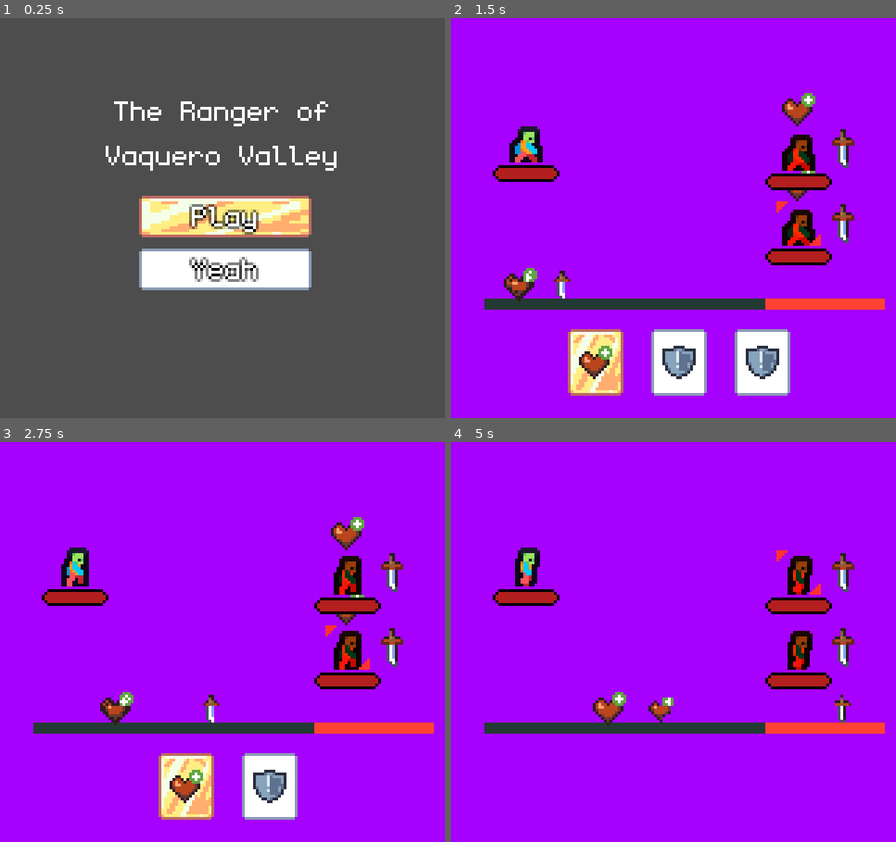
Above: before the commit, frames 1-4 (two rows, left to right).
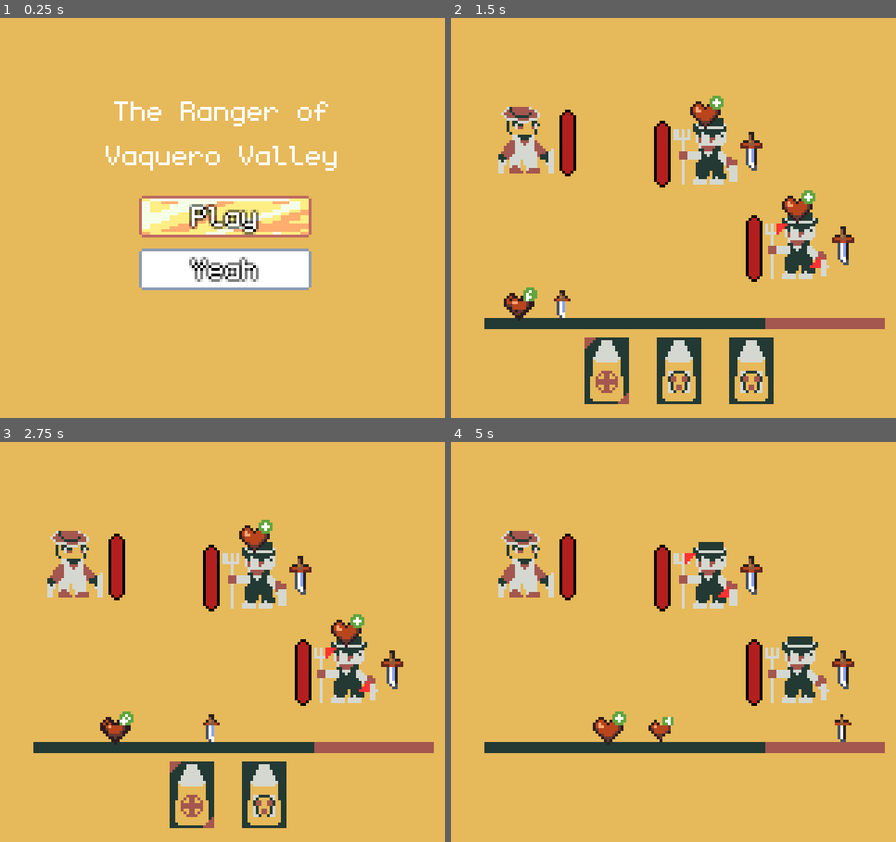
Above: after the commit, the same moments.

Repository: JohnathanRH/GBJAM
Game: Godot game, scene res://screens/main_menu/main_menu.tscn
Same seed, same stepped clock (60 frames per second), same inputs: the game is played once before the commit and once after it.
Inputs:
- Up to frame 1 (0.25 s): no input
- Up to frame 2 (1.5 s): tap Enter (A) at 0.5 s; hold D (pad_right) 0.53-1.28 s; hold Enter (A) 0.53-1.28 s; tap ' (B) at 0.8, 1.35 s; hold S (pad_down) from 1.28 s (still down)
- Up to frame 3 (2.75 s): tap \ (start) at 1.55 s; release S (pad_down) at 2.03 s; hold D (pad_right) from 2.03 s (still down); hold \ (start) from 2.03 s (still down); tap Enter (A) at 2.3 s
- Up to frame 4 (5 s): release D (pad_right) at 2.78 s; release \ (start) at 2.78 s; hold W (pad_up) 2.78-3.53 s; tap Enter (A) at 2.85, 4.55 s; tap ' (B) at 3.05 s; hold ' (B) 3.53-4.28 s; hold A (pad_left) from 3.53 s (still down); tap \ (start) at 3.8, 4.35 s

The runs differ from the first frame. In frame 1, 91% of the frame differs, in the area x 0-100%, y 0-100%; in frame 2, 100%; in frame 3, 100%; in frame 4, 100%.

Commit message:
sprites

Diff:
--- a/wild-west/common/autoloads/global_audio.gd
+++ b/wild-west/common/autoloads/global_audio.gd
@@ -5,4 +5,4 @@
 func _ready() -> void:
 	var bgm = battle_bgm.instantiate() as AudioStreamPlayer
 	add_child(bgm)
-	#bgm.play()
+	bgm.play()
--- a/wild-west/common/classes/bullet.gd
+++ b/wild-west/common/classes/bullet.gd
@@ -1,10 +1,13 @@
 extends Node
 class_name Bullet
 
+@export var bullet_name: String
 @export var icon: CompressedTexture2D
-#@export var potency: Variant
 @export var target_amount: int = 1
 @export var manual_target_self: bool = false
+
+@export_multiline var auto_description: String
+@export_multiline var manual_description: String
 
 @onready var player: Player = get_tree().get_first_node_in_group("player")
 
--- a/wild-west/common/gauge_bar/gauge_bar.tscn
+++ b/wild-west/common/gauge_bar/gauge_bar.tscn
@@ -7,7 +7,7 @@
 [sub_resource type="ShaderMaterial" id="ShaderMaterial_s1fef"]
 shader = ExtResource("2_1qbl0")
 shader_parameter/threshold = 0.7
-shader_parameter/tint_color = Color(1, 0.26000598, 0.2008352, 1)
+shader_parameter/tint_color = Color(0.6392157, 0.34117648, 0.30588236, 1)
 
 [node name="GaugeBar" type="Node2D" unique_id=1877537307]
 script = ExtResource("1_1tfom")
--- a/wild-west/common/selectable_ui/selectables_container.gd
+++ b/wild-west/common/selectable_ui/selectables_container.gd
@@ -8,7 +8,7 @@
 	set = set_h_pointer
 
 var selected_ui: Control
-signal ui_selected(selectable: SelectableButton)
+signal ui_selected(selectable: Control)
 
 
 func _ready() -> void:
--- a/wild-west/entities/enemy/enemy.tscn
+++ b/wild-west/entities/enemy/enemy.tscn
@@ -1,70 +1,17 @@
 [gd_scene format=3 uid="uid://dnmrl758eac4u"]
 
-[ext_resource type="Texture2D" uid="uid://gm4ycwjyvw54" path="res://assets/TESTONLY/2DPCT_Walk.png" id="1_3fvr7"]
+[ext_resource type="Texture2D" uid="uid://b718615av6yoh" path="res://assets/TESTONLY/enemy.png" id="1_d50e0"]
 [ext_resource type="Script" uid="uid://cnocosws4bha4" path="res://entities/enemy/enemy.gd" id="1_ksmh7"]
 [ext_resource type="Texture2D" uid="uid://c4nquys7l0ukl" path="res://assets/TESTONLY/symbol_slash.png" id="3_3fvr7"]
 [ext_resource type="Texture2D" uid="uid://cr2rc2hh7wbxf" path="res://entities/enemy/targeted.png" id="3_4wwj3"]
 [ext_resource type="Script" uid="uid://barqiyliqhwqb" path="res://common/behaviours/behaviour_man.gd" id="4_dt443"]
 [ext_resource type="PackedScene" uid="uid://c5bfilgtrdasr" path="res://common/hp_bar/hp_bar.tscn" id="6_d50e0"]
 
-[sub_resource type="AtlasTexture" id="AtlasTexture_4wwj3"]
-atlas = ExtResource("1_3fvr7")
-region = Rect2(0, 0, 16, 16)
-
-[sub_resource type="AtlasTexture" id="AtlasTexture_d50e0"]
-atlas = ExtResource("1_3fvr7")
-region = Rect2(16, 0, 16, 16)
-
-[sub_resource type="AtlasTexture" id="AtlasTexture_61ikd"]
-atlas = ExtResource("1_3fvr7")
-region = Rect2(32, 0, 16, 16)
-
-[sub_resource type="AtlasTexture" id="AtlasTexture_721x4"]
-atlas = ExtResource("1_3fvr7")
-region = Rect2(48, 0, 16, 16)
-
-[sub_resource type="AtlasTexture" id="AtlasTexture_eaj7m"]
-atlas = ExtResource("1_3fvr7")
-region = Rect2(64, 0, 16, 16)
-
-[sub_resource type="AtlasTexture" id="AtlasTexture_a8fs5"]
-atlas = ExtResource("1_3fvr7")
-region = Rect2(80, 0, 16, 16)
-
-[sub_resource type="AtlasTexture" id="AtlasTexture_7vrfk"]
-atlas = ExtResource("1_3fvr7")
-region = Rect2(96, 0, 16, 16)
-
-[sub_resource type="AtlasTexture" id="AtlasTexture_4ohlc"]
-atlas = ExtResource("1_3fvr7")
-region = Rect2(112, 0, 16, 16)
-
 [sub_resource type="SpriteFrames" id="SpriteFrames_3fvr7"]
 animations = [{
 "frames": [{
 "duration": 1.0,
-"texture": SubResource("AtlasTexture_4wwj3")
-}, {
-"duration": 1.0,
-"texture": SubResource("AtlasTexture_d50e0")
-}, {
-"duration": 1.0,
-"texture": SubResource("AtlasTexture_61ikd")
-}, {
-"duration": 1.0,
-"texture": SubResource("AtlasTexture_721x4")
-}, {
-"duration": 1.0,
-"texture": SubResource("AtlasTexture_eaj7m")
-}, {
-"duration": 1.0,
-"texture": SubResource("AtlasTexture_a8fs5")
-}, {
-"duration": 1.0,
-"texture": SubResource("AtlasTexture_7vrfk")
-}, {
-"duration": 1.0,
-"texture": SubResource("AtlasTexture_4ohlc")
+"texture": ExtResource("1_d50e0")
 }],
 "loop": 1,
 "name": &"default",
@@ -72,7 +19,6 @@
 }]
 
 [node name="Enemy" type="AnimatedSprite2D" unique_id=465984190 groups=["enemies", "entities"]]
-self_modulate = Color(1, 0.2627451, 0.08627451, 1)
 position = Vector2(0, 3)
 sprite_frames = SubResource("SpriteFrames_3fvr7")
 script = ExtResource("1_ksmh7")
@@ -90,7 +36,8 @@
 metadata/_custom_type_script = "uid://barqiyliqhwqb"
 
 [node name="HpBar" parent="." unique_id=1192804881 instance=ExtResource("6_d50e0")]
-offset_left = -12.0
-offset_top = 9.0
-offset_right = 12.0
-offset_bottom = 15.0
+offset_left = -19.0
+offset_top = 13.0
+offset_right = 5.0
+offset_bottom = 19.0
+rotation = -1.5707964
--- a/wild-west/entities/player/default(2).tres
+++ /dev/null
@@ -1,13 +0,0 @@
-[gd_resource type="Resource" script_class="PlayerResource" format=3 uid="uid://delecviby8xnk"]
-
-[ext_resource type="PackedScene" uid="uid://by6crvnnen0rj" path="res://props/bullets/short_fuse/short_fuse_regular.tscn" id="1_chqvm"]
-[ext_resource type="Texture2D" uid="uid://c4nquys7l0ukl" path="res://assets/TESTONLY/symbol_slash.png" id="7_enbxf"]
-[ext_resource type="Script" uid="uid://ccpfjmgwt8haq" path="res://common/resources/player_resource.gd" id="8_11o47"]
-
-[resource]
-script = ExtResource("8_11o47")
-bullets = Array[PackedScene]([ExtResource("1_chqvm")])
-gauge_duration = 6.0
-safe_segment = 0.7
-gauge_icon = ExtResource("7_enbxf")
-metadata/_custom_type_script = "uid://dwfgbovhpre8f"
--- a/wild-west/entities/player/player.tscn
+++ b/wild-west/entities/player/player.tscn
@@ -1,70 +1,17 @@
 [gd_scene format=3 uid="uid://d38lxq2d0n56j"]
 
-[ext_resource type="Texture2D" uid="uid://gm4ycwjyvw54" path="res://assets/TESTONLY/2DPCT_Walk.png" id="1_abrql"]
+[ext_resource type="Texture2D" uid="uid://buvqgcwy7yr6u" path="res://assets/TESTONLY/player.png" id="1_8fjmc"]
 [ext_resource type="Script" uid="uid://bd86081xkxcfn" path="res://entities/player/player.gd" id="2_abrql"]
 [ext_resource type="Resource" uid="uid://bp4b74uqyp4qa" path="res://entities/player/default.tres" id="3_sglur"]
 [ext_resource type="PackedScene" uid="uid://dltujqffb3gm4" path="res://entities/player/enemy_pick_control.tscn" id="4_bls4j"]
 [ext_resource type="PackedScene" uid="uid://bxxpunf4e5xt5" path="res://entities/player/bullet_pick_control.tscn" id="5_fkugw"]
 [ext_resource type="PackedScene" uid="uid://c5bfilgtrdasr" path="res://common/hp_bar/hp_bar.tscn" id="6_8fjmc"]
 
-[sub_resource type="AtlasTexture" id="AtlasTexture_sglur"]
-atlas = ExtResource("1_abrql")
-region = Rect2(0, 0, 16, 16)
-
-[sub_resource type="AtlasTexture" id="AtlasTexture_bls4j"]
-atlas = ExtResource("1_abrql")
-region = Rect2(16, 0, 16, 16)
-
-[sub_resource type="AtlasTexture" id="AtlasTexture_fkugw"]
-atlas = ExtResource("1_abrql")
-region = Rect2(32, 0, 16, 16)
-
-[sub_resource type="AtlasTexture" id="AtlasTexture_8fjmc"]
-atlas = ExtResource("1_abrql")
-region = Rect2(48, 0, 16, 16)
-
-[sub_resource type="AtlasTexture" id="AtlasTexture_qiwj3"]
-atlas = ExtResource("1_abrql")
-region = Rect2(64, 0, 16, 16)
-
-[sub_resource type="AtlasTexture" id="AtlasTexture_26q78"]
-atlas = ExtResource("1_abrql")
-region = Rect2(80, 0, 16, 16)
-
-[sub_resource type="AtlasTexture" id="AtlasTexture_bectd"]
-atlas = ExtResource("1_abrql")
-region = Rect2(96, 0, 16, 16)
-
-[sub_resource type="AtlasTexture" id="AtlasTexture_wvtmh"]
-atlas = ExtResource("1_abrql")
-region = Rect2(112, 0, 16, 16)
-
 [sub_resource type="SpriteFrames" id="SpriteFrames_s1fef"]
 animations = [{
 "frames": [{
 "duration": 1.0,
-"texture": SubResource("AtlasTexture_sglur")
-}, {
-"duration": 1.0,
-"texture": SubResource("AtlasTexture_bls4j")
-}, {
-"duration": 1.0,
-"texture": SubResource("AtlasTexture_fkugw")
-}, {
-"duration": 1.0,
-"texture": SubResource("AtlasTexture_8fjmc")
-}, {
-"duration": 1.0,
-"texture": SubResource("AtlasTexture_qiwj3")
-}, {
-"duration": 1.0,
-"texture": SubResource("AtlasTexture_26q78")
-}, {
-"duration": 1.0,
-"texture": SubResource("AtlasTexture_bectd")
-}, {
-"duration": 1.0,
-"texture": SubResource("AtlasTexture_wvtmh")
+"texture": ExtResource("1_8fjmc")
 }],
 "loop": 1,
 "name": &"default",
@@ -84,7 +31,8 @@
 [node name="Bullets" type="Node" parent="." unique_id=58880926]
 
 [node name="HpBar" parent="." unique_id=1192804881 instance=ExtResource("6_8fjmc")]
-offset_left = -12.0
-offset_top = 9.0
-offset_right = 12.0
-offset_bottom = 15.0
+offset_left = 12.0
+offset_top = 13.0
+offset_right = 36.0
+offset_bottom = 19.0
+rotation = -1.5707964
--- a/wild-west/props/bullet_button/bullet_button.tscn
+++ b/wild-west/props/bullet_button/bullet_button.tscn
@@ -1,18 +1,23 @@
 [gd_scene format=3 uid="uid://b3jlfwb1oib8"]
 
-[ext_resource type="Texture2D" uid="uid://dm6lh7awl1287" path="res://assets/TESTONLY/CardFront.png" id="1_2mhw3"]
-[ext_resource type="Texture2D" uid="uid://bd1vs87lppvxo" path="res://assets/TESTONLY/CardFrontSpecial.png" id="2_p3iig"]
-[ext_resource type="Texture2D" uid="uid://c4nquys7l0ukl" path="res://assets/TESTONLY/symbol_slash.png" id="3_0mqbl"]
+[ext_resource type="Texture2D" uid="uid://bjttsh7flk8rq" path="res://assets/TESTONLY/bullet_bg.png" id="1_0mqbl"]
+[ext_resource type="Texture2D" uid="uid://qxsfsyab5iga" path="res://assets/TESTONLY/bullet_selected_bg.png" id="3_a48bq"]
 [ext_resource type="Script" uid="uid://d1ch8eyqm7m45" path="res://props/bullet_button/bullet_button.gd" id="3_p3iig"]
+[ext_resource type="Texture2D" uid="uid://2c517lcefkcp" path="res://assets/TESTONLY/bullet.png" id="4_6fgo7"]
+[ext_resource type="Texture2D" uid="uid://c4i7wkdevburc" path="res://assets/TESTONLY/steady_aim.png" id="5_0mqbl"]
 
 [node name="BulletButton" type="TextureRect" unique_id=455959849]
-offset_right = 20.0
+offset_right = 16.0
 offset_bottom = 24.0
-texture = ExtResource("1_2mhw3")
+texture = ExtResource("1_0mqbl")
 script = ExtResource("3_p3iig")
-normal_texture = ExtResource("1_2mhw3")
-selected_texture = ExtResource("2_p3iig")
+normal_texture = ExtResource("1_0mqbl")
+selected_texture = ExtResource("3_a48bq")
+
+[node name="Bullet" type="Sprite2D" parent="." unique_id=1440256577]
+position = Vector2(8, 12)
+texture = ExtResource("4_6fgo7")
 
 [node name="Icon" type="Sprite2D" parent="." unique_id=78766978]
-position = Vector2(10, 12)
-texture = ExtResource("3_0mqbl")
+position = Vector2(8, 16)
+texture = ExtResource("5_0mqbl")
--- a/wild-west/props/bullets/buckshot/buckshot_regular.tscn
+++ b/wild-west/props/bullets/buckshot/buckshot_regular.tscn
@@ -1,10 +1,13 @@
 [gd_scene format=3 uid="uid://86qyn4h1rpk5"]
 
 [ext_resource type="Script" uid="uid://dbla2oo70yh8b" path="res://props/bullets/buckshot/buckshot_bullet.gd" id="1_atbcd"]
-[ext_resource type="Texture2D" uid="uid://ddn28wfqkanms" path="res://assets/TESTONLY/symbol_shield.png" id="2_dy1ey"]
+[ext_resource type="Texture2D" uid="uid://dwcos6b5jwjs8" path="res://assets/TESTONLY/buckshot.png" id="2_dy1ey"]
 
 [node name="BuckshotRegular" type="Node" unique_id=986703346]
 script = ExtResource("1_atbcd")
+bullet_name = "Buckshot"
 icon = ExtResource("2_dy1ey")
 target_amount = 3
+auto_description = "Deal 1 damage to three enemies regardless of whether or not they're vulnerable"
+manual_description = "Slow three enemies gauge by 60% for four second"
 metadata/_custom_type_script = "uid://dbla2oo70yh8b"
--- a/wild-west/props/bullets/desperado/desperado_regular.tscn
+++ b/wild-west/props/bullets/desperado/desperado_regular.tscn
@@ -1,11 +1,12 @@
 [gd_scene format=3 uid="uid://cuaul7vq5wh00"]
 
 [ext_resource type="Script" uid="uid://cy2vldw05p2ph" path="res://props/bullets/desperado/desperado_bullet.gd" id="1_2iebm"]
-[ext_resource type="Texture2D" uid="uid://ddn28wfqkanms" path="res://assets/TESTONLY/symbol_shield.png" id="2_xthro"]
+[ext_resource type="Texture2D" uid="uid://dmvtdpfoaa42h" path="res://assets/TESTONLY/desperado.png" id="2_xthro"]
 
 [node name="Regular" type="Node" unique_id=294648765]
 script = ExtResource("1_2iebm")
-damage = 2.0
 icon = ExtResource("2_xthro")
 manual_target_self = true
+auto_description = "Deal 2 damage. additional 1 damage if your health is below 50%"
+manual_description = "Recover 1 Health"
 metadata/_custom_type_script = "uid://cy2vldw05p2ph"
--- a/wild-west/props/bullets/piercing_round/piercing_regular.tscn
+++ b/wild-west/props/bullets/piercing_round/piercing_regular.tscn
@@ -1,7 +1,7 @@
 [gd_scene format=3 uid="uid://cvnt4mur5gvc2"]
 
 [ext_resource type="Script" uid="uid://dc2dg8ggy5ldq" path="res://props/bullets/piercing_round/piercing_bullet.gd" id="1_xcg40"]
-[ext_resource type="Texture2D" uid="uid://c4nquys7l0ukl" path="res://assets/TESTONLY/symbol_slash.png" id="2_d4do5"]
+[ext_resource type="Texture2D" uid="uid://cjsxbltjfqt2d" path="res://assets/TESTONLY/piercing.png" id="2_d4do5"]
 
 [node name="PiercingRegular" type="Node" unique_id=1139430393]
 script = ExtResource("1_xcg40")
--- a/wild-west/props/bullets/sawed_off/sawed_off_regular.tscn
+++ b/wild-west/props/bullets/sawed_off/sawed_off_regular.tscn
@@ -1,9 +1,11 @@
 [gd_scene format=3 uid="uid://c0id0ggnlo1jc"]
 
 [ext_resource type="Script" uid="uid://7vypunpn8rsw" path="res://props/bullets/sawed_off/sawed_off_bullet.gd" id="1_n4uis"]
+[ext_resource type="Texture2D" uid="uid://cjlciaiqkql7i" path="res://assets/TESTONLY/sawed_off.png" id="2_mldli"]
 
 [node name="SawedOffRegular" type="Node" unique_id=860092336]
 script = ExtResource("1_n4uis")
 damage = 1.0
+icon = ExtResource("2_mldli")
 target_amount = 3
 metadata/_custom_type_script = "uid://7vypunpn8rsw"
--- a/wild-west/props/bullets/short_fuse/short_fuse_regular.tscn
+++ b/wild-west/props/bullets/short_fuse/short_fuse_regular.tscn
@@ -1,8 +1,10 @@
 [gd_scene format=3 uid="uid://by6crvnnen0rj"]
 
 [ext_resource type="Script" uid="uid://dvl7txwfa6e44" path="res://props/bullets/short_fuse/short_fuse_bullet.gd" id="1_mbp6d"]
+[ext_resource type="Texture2D" uid="uid://d1jahhhkemwam" path="res://assets/TESTONLY/short_fuse.png" id="2_gru4w"]
 
 [node name="ShortFuseBullet" type="Node" unique_id=291340440]
 script = ExtResource("1_mbp6d")
+icon = ExtResource("2_gru4w")
 manual_target_self = true
 metadata/_custom_type_script = "uid://dvl7txwfa6e44"
--- a/wild-west/props/bullets/steady_aim/steady_aim_regular.tscn
+++ b/wild-west/props/bullets/steady_aim/steady_aim_regular.tscn
@@ -1,7 +1,7 @@
 [gd_scene format=3 uid="uid://on5tcm7rsbvl"]
 
 [ext_resource type="Script" uid="uid://y3bqn4o3udey" path="res://props/bullets/steady_aim/steady_aim.gd" id="1_j6suk"]
-[ext_resource type="Texture2D" uid="uid://cjcl2srddwsmg" path="res://assets/TESTONLY/symbol_heal.png" id="2_atybc"]
+[ext_resource type="Texture2D" uid="uid://c4i7wkdevburc" path="res://assets/TESTONLY/steady_aim.png" id="2_atybc"]
 
 [node name="SteadyAimRegular" type="Node" unique_id=493266533]
 script = ExtResource("1_j6suk")
--- a/wild-west/props/bullets/warning_shot/warning_shot_regular.tscn
+++ b/wild-west/props/bullets/warning_shot/warning_shot_regular.tscn
@@ -1,7 +1,7 @@
 [gd_scene format=3 uid="uid://bg7u8bfxkobu8"]
 
 [ext_resource type="Script" uid="uid://bc2gsu0pr3s4n" path="res://props/bullets/warning_shot/warning_shot_bullet.gd" id="1_a63qe"]
-[ext_resource type="Texture2D" uid="uid://c4nquys7l0ukl" path="res://assets/TESTONLY/symbol_slash.png" id="2_yuhtw"]
+[ext_resource type="Texture2D" uid="uid://d2ak7pgx2ym65" path="res://assets/TESTONLY/warning_shot.png" id="2_yuhtw"]
 
 [node name="WarningShotRegular" type="Node" unique_id=483457939]
 script = ExtResource("1_a63qe")
--- a/wild-west/screens/bullet_pick/bullet_pick.gd
+++ b/wild-west/screens/bullet_pick/bullet_pick.gd
@@ -40,6 +40,8 @@
 	var button: SelectableBullet = $LootContainer.get_child(loot_pointer)
 	button.selected()
 
+#func _on_selectables_selector_moved(ui_)
+
 func _on_bullet_selected() -> void:
 	var selected_btn: SelectableBullet = $SelectablesContainer.selected_ui
 	var loot_btn: SelectableBullet = $LootContainer.get_child(loot_pointer)
--- a/wild-west/screens/bullet_pick/bullet_pick.tscn
+++ b/wild-west/screens/bullet_pick/bullet_pick.tscn
@@ -46,3 +46,33 @@
 
 [node name="Loot3" parent="LootContainer" unique_id=1374029749 instance=ExtResource("3_qgshg")]
 layout_mode = 2
+
+[node name="GridContainer" type="GridContainer" parent="." unique_id=502136881]
+offset_left = 5.0
+offset_top = 90.0
+offset_right = 155.0
+offset_bottom = 130.0
+columns = 2
+
+[node name="Label" type="Label" parent="GridContainer" unique_id=1640799554]
+layout_mode = 2
+theme_override_font_sizes/font_size = 16
+text = "Auto:"
+
+[node name="AutoDesc" type="Label" parent="GridContainer" unique_id=1616069213]
+layout_mode = 2
+size_flags_horizontal = 3
+theme_override_font_sizes/font_size = 16
+text = "Lorem Ipsum Dolor Sit Amet"
+autowrap_mode = 3
+
+[node name="Label3" type="Label" parent="GridContainer" unique_id=1723334]
+layout_mode = 2
+theme_override_font_sizes/font_size = 16
+text = "Manual:"
+
+[node name="ManualDesc" type="Label" parent="GridContainer" unique_id=2108265014]
+layout_mode = 2
+theme_override_font_sizes/font_size = 16
+text = "Lorem Ipsum Dolor Sit Amet"
+autowrap_mode = 3
--- a/wild-west/screens/main_game/main_game.tscn
+++ b/wild-west/screens/main_game/main_game.tscn
@@ -4,21 +4,19 @@
 [ext_resource type="PackedScene" uid="uid://d38lxq2d0n56j" path="res://entities/player/player.tscn" id="1_hs5nc"]
 [ext_resource type="Script" uid="uid://bwbixgojfrj8q" path="res://common/tween_animations/float_up/float_up.gd" id="2_52jb1"]
 [ext_resource type="PackedScene" uid="uid://dl5grlf6nqrtr" path="res://common/gauge_bar/gauge_bar.tscn" id="2_hs5nc"]
+[ext_resource type="Texture2D" uid="uid://dd1tf6kisbdxa" path="res://assets/TESTONLY/bg.png" id="2_xpwsd"]
 [ext_resource type="PackedScene" uid="uid://cqqof33xxdhtc" path="res://props/bullet_container/bullets_container.tscn" id="7_bq5v2"]
-
-[sub_resource type="PlaceholderTexture2D" id="PlaceholderTexture2D_s1fef"]
 
 [node name="MainGame" type="Node2D" unique_id=808725349]
 script = ExtResource("1_dyq00")
 
 [node name="Background" type="Sprite2D" parent="." unique_id=1386097473]
-self_modulate = Color(0.6488867, 0.59059304, 1, 1)
-position = Vector2(80.75, 73.75)
-scale = Vector2(162.5, 148.5)
-texture = SubResource("PlaceholderTexture2D_s1fef")
+position = Vector2(79.375, 69.00001)
+scale = Vector2(1.0171875, 1.1111112)
+texture = ExtResource("2_xpwsd")
 
 [node name="GaugeBar" parent="." unique_id=850369798 instance=ExtResource("2_hs5nc")]
-position = Vector2(12, 150)
+position = Vector2(12, 147)
 duration = 5.0
 
 [node name="Player" parent="." unique_id=1634526488 node_paths=PackedStringArray("bullet_container") instance=ExtResource("1_hs5nc")]
@@ -28,26 +26,26 @@
 
 [node name="BulletsContainer" parent="." unique_id=1487478112 instance=ExtResource("7_bq5v2")]
 offset_left = 12.0
-offset_top = 161.0
+offset_top = 154.0
 offset_right = 152.0
-offset_bottom = 185.0
+offset_bottom = 178.0
 theme_override_constants/separation = 10
 alignment = 1
 
 [node name="EnemyPositions" type="Node2D" parent="." unique_id=280840777]
 
 [node name="Marker2D" type="Marker2D" parent="EnemyPositions" unique_id=453787749]
-position = Vector2(125, 74)
+position = Vector2(125, 82)
 
 [node name="Marker2D2" type="Marker2D" parent="EnemyPositions" unique_id=1832931186]
-position = Vector2(125, 47)
+position = Vector2(92, 48)
 
 [node name="Marker2D3" type="Marker2D" parent="EnemyPositions" unique_id=456545379]
 position = Vector2(125, 18)
 
 [node name="FloatUpAnimation" type="Node" parent="." unique_id=372753244 node_paths=PackedStringArray("node")]
 script = ExtResource("2_52jb1")
-distance = 49.0
+distance = 39.0
 duration = 0.8
 finish_signal_delay = 0.0
 auto_play = true
@@ -56,7 +54,7 @@
 
 [node name="FloatUpAnimation2" type="Node" parent="." unique_id=711910307 node_paths=PackedStringArray("node")]
 script = ExtResource("2_52jb1")
-distance = 49.0
+distance = 39.0
 duration = 0.8
 finish_signal_delay = 0.0
 auto_play = true
--- a/wild-west/screens/main_menu/main_menu.tscn
+++ b/wild-west/screens/main_menu/main_menu.tscn
@@ -2,12 +2,17 @@
 
 [ext_resource type="Script" uid="uid://bc6dbhc2e7m06" path="res://screens/main_menu/main_menu.gd" id="1_5k2jx"]
 [ext_resource type="PackedScene" uid="uid://ci813vfj6kiua" path="res://common/selectable_ui/selectables_container.tscn" id="2_hwsdy"]
+[ext_resource type="Texture2D" uid="uid://dd1tf6kisbdxa" path="res://assets/TESTONLY/bg.png" id="2_tldqp"]
 [ext_resource type="PackedScene" uid="uid://thg1a0c1i78c" path="res://common/selectable_ui/selectable_button.tscn" id="3_ay84d"]
 [ext_resource type="Texture2D" uid="uid://dm6lh7awl1287" path="res://assets/TESTONLY/CardFront.png" id="4_ux20d"]
 [ext_resource type="Texture2D" uid="uid://bd1vs87lppvxo" path="res://assets/TESTONLY/CardFrontSpecial.png" id="5_tldqp"]
 
 [node name="MainMenu" type="Node2D" unique_id=79016080]
 script = ExtResource("1_5k2jx")
+
+[node name="Sprite2D" type="Sprite2D" parent="." unique_id=1749732400]
+position = Vector2(80, 72)
+texture = ExtResource("2_tldqp")
 
 [node name="Label" type="Label" parent="." unique_id=362457460]
 offset_top = 26.0
Binary file added: wild-west/assets/TESTONLY/bg.png
Not shown, added: wild-west/assets/TESTONLY/bg.png.import
Binary file added: wild-west/assets/TESTONLY/buckshot.png
Not shown, added: wild-west/assets/TESTONLY/buckshot.png.import
Binary file added: wild-west/assets/TESTONLY/bullet.png
Not shown, added: wild-west/assets/TESTONLY/bullet.png.import
Binary file added: wild-west/assets/TESTONLY/bullet_bg.png
Not shown, added: wild-west/assets/TESTONLY/bullet_bg.png.import
Binary file added: wild-west/assets/TESTONLY/bullet_selected_bg.png
Not shown, added: wild-west/assets/TESTONLY/bullet_selected_bg.png.import
Binary file added: wild-west/assets/TESTONLY/desperado.png
Not shown, added: wild-west/assets/TESTONLY/desperado.png.import
(and 16 more such lines)
